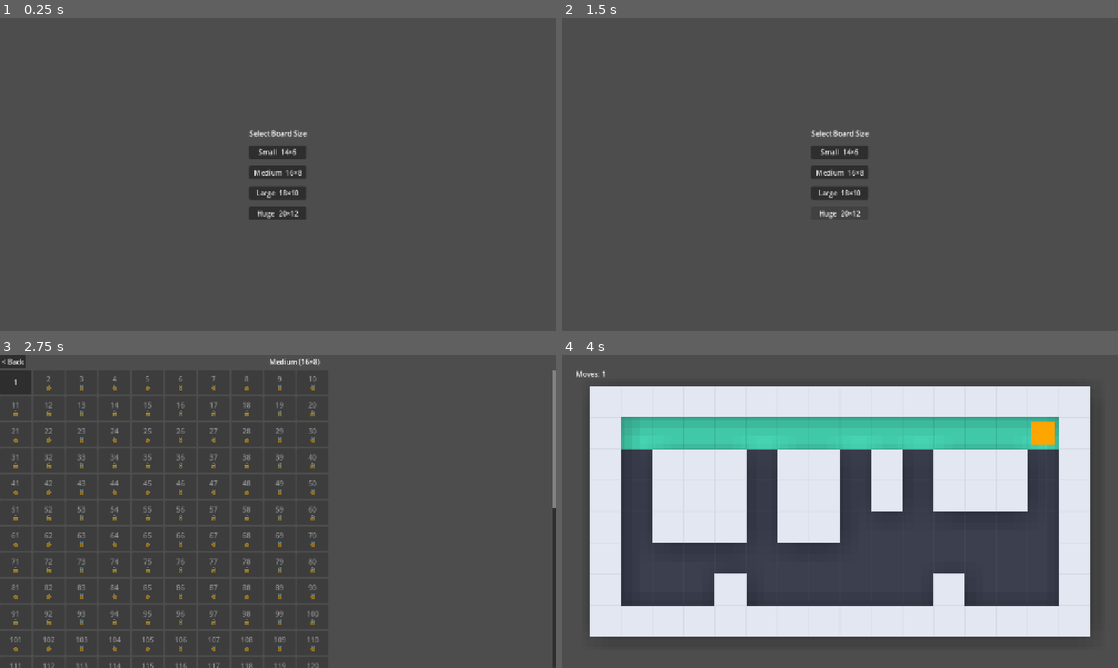
Above: before the commit, frames 1-4 (two rows, left to right).
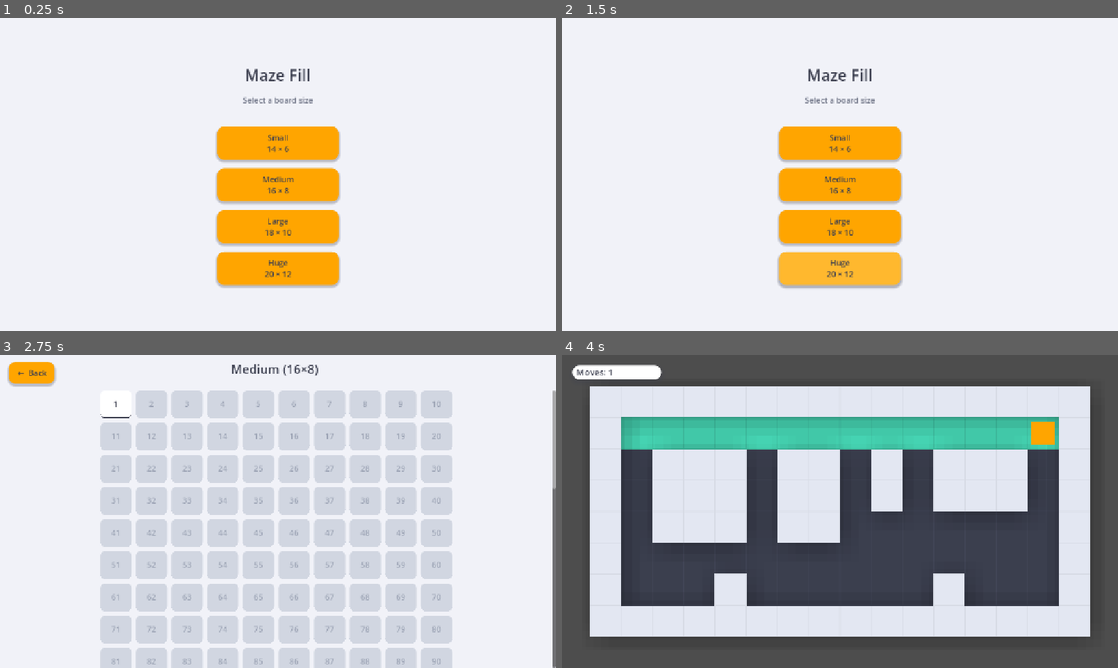
Above: after the commit, the same moments.

Repository: wheelibin/maze-fill
Game: Godot game, scene res://size_select.tscn
The game is run twice, just before and just after one commit, with the same random seed, the same clock (stepped at 60 frames per second) and the same inputs.
Inputs (mouse positions are in pixels of both pictures, inside the frame that each line leads up to):
- Up to frame 1 (0.25 s): no input
- Up to frame 2 (1.5 s): click "Small 14×6" (after the commit: "Small 14 × 6") at 0.5 s; click "< Back" (after the commit: "← Back") at 1.25 s
- Up to frame 3 (2.75 s): click "Medium 16×8" (after the commit: "Medium 16 × 8") at 2 s
- Up to frame 4 (4 s): click "1" at 2.75 s; tap Enter at 3.5 s; move the mouse to (962, 495) at 3.52 s; hold Right (ui_right) from 3.53 s (still down); tap M at 3.6 s; click (962, 495) at 3.67 s

The runs differ from the first frame. In frame 1, 100% of the frame differs, in the area x 0-100%, y 0-100%; in frame 2, 100%; in frame 3, 100%; in frame 4, 0.7%.

Commit message:
better styling

Diff:
--- a/game.tscn
+++ b/game.tscn
@@ -67,29 +67,47 @@
 [node name="Camera2D" type="Camera2D" parent="Board" unique_id=84097757]
 script = ExtResource("3_feb5d")
 
-[node name="HUD" type="CanvasLayer" parent="."]
+[node name="HUD" type="CanvasLayer" parent="." unique_id=1183876860]
 
-[node name="MarginContainer" type="MarginContainer" parent="HUD"]
+[node name="Margin" type="MarginContainer" parent="HUD" unique_id=159644928]
 offset_left = 16.0
 offset_top = 16.0
-offset_right = 300.0
-offset_bottom = 60.0
+offset_right = 237.0
+offset_bottom = 64.0
+theme_override_constants/margin_left = 8
+theme_override_constants/margin_top = 8
+theme_override_constants/margin_right = 8
+theme_override_constants/margin_bottom = 8
+
+[node name="Panel" type="Panel" parent="HUD/Margin" unique_id=1379288360]
+layout_mode = 2
+
+[node name="MarginContainer" type="MarginContainer" parent="HUD/Margin/Panel" unique_id=1811924091]
+layout_mode = 0
+offset_left = -7.0
+offset_top = -9.0
+offset_right = 209.0
+offset_bottom = 39.0
 theme_override_constants/margin_left = 16
-theme_override_constants/margin_top = 16
+theme_override_constants/margin_top = 10
 theme_override_constants/margin_right = 16
-theme_override_constants/margin_bottom = 16
+theme_override_constants/margin_bottom = 10
 
-[node name="HBoxContainer" type="HBoxContainer" parent="HUD/MarginContainer"]
+[node name="HBoxContainer" type="HBoxContainer" parent="HUD/Margin/Panel/MarginContainer" unique_id=1787580752]
 layout_mode = 2
-theme_override_constants/separation = 16
+theme_override_constants/separation = 20
 
-[node name="MovesLabel" type="Label" parent="HUD/MarginContainer/HBoxContainer"]
+[node name="MovesLabel" type="Label" parent="HUD/Margin/Panel/MarginContainer/HBoxContainer" unique_id=1183461254]
 layout_mode = 2
-text = "Moves: 0"
+theme_override_colors/font_color = Color(0.235, 0.247, 0.31, 1)
+theme_override_font_sizes/font_size = 20
+text = "Moves: 99"
 
-[node name="ParLabel" type="Label" parent="HUD/MarginContainer/HBoxContainer"]
+[node name="ParLabel" type="Label" parent="HUD/Margin/Panel/MarginContainer/HBoxContainer" unique_id=2121464634]
 layout_mode = 2
-text = "Par: 0"
+theme_override_colors/font_color = Color(1, 0.647, 0, 1)
+theme_override_font_sizes/font_size = 20
+text = "Par: 99"
 
 [node name="WinPopup" type="CanvasLayer" parent="." unique_id=341938539]
 
@@ -100,10 +118,10 @@
 anchor_top = 0.5
 anchor_right = 0.5
 anchor_bottom = 0.5
-offset_left = -160.0
-offset_top = -160.0
-offset_right = 160.0
-offset_bottom = 160.0
+offset_left = -170.0
+offset_top = -220.0
+offset_right = 170.0
+offset_bottom = 220.0
 grow_horizontal = 2
 grow_vertical = 2
 script = ExtResource("7_winpopup")
@@ -124,25 +142,31 @@
 
 [node name="TitleLabel" type="Label" parent="WinPopup/Panel/MarginContainer/VBoxContainer" unique_id=15859624]
 layout_mode = 2
+theme_override_colors/font_color = Color(0.235, 0.247, 0.31, 1)
+theme_override_font_sizes/font_size = 30
 text = "Level Complete!"
+horizontal_alignment = 1
+
+[node name="StarsLabel" type="Label" parent="WinPopup/Panel/MarginContainer/VBoxContainer" unique_id=855746133]
+layout_mode = 2
+theme_override_colors/font_color = Color(1, 0.76, 0.03, 1)
+theme_override_font_sizes/font_size = 36
 horizontal_alignment = 1
 
 [node name="MovesLabel" type="Label" parent="WinPopup/Panel/MarginContainer/VBoxContainer" unique_id=191273140]
 layout_mode = 2
-horizontal_alignment = 1
-
-[node name="StarsLabel" type="Label" parent="WinPopup/Panel/MarginContainer/VBoxContainer"]
-layout_mode = 2
+theme_override_colors/font_color = Color(0.45, 0.47, 0.54, 1)
+theme_override_font_sizes/font_size = 18
 horizontal_alignment = 1
 
 [node name="NextButton" type="Button" parent="WinPopup/Panel/MarginContainer/VBoxContainer" unique_id=753218675]
 layout_mode = 2
 text = "Next Level"
 
-[node name="RetryButton" type="Button" parent="WinPopup/Panel/MarginContainer/VBoxContainer"]
+[node name="RetryButton" type="Button" parent="WinPopup/Panel/MarginContainer/VBoxContainer" unique_id=1223177512]
 layout_mode = 2
 text = "Retry"
 
-[node name="MenuButton" type="Button" parent="WinPopup/Panel/MarginContainer/VBoxContainer"]
+[node name="MenuButton" type="Button" parent="WinPopup/Panel/MarginContainer/VBoxContainer" unique_id=796116355]
 layout_mode = 2
 text = "Back to Menu"
--- /dev/null
+++ b/game_theme.tres
@@ -0,0 +1,90 @@
+[gd_resource type="Theme" format=3 uid="uid://qk18dh1imnit"]
+
+[sub_resource type="StyleBoxFlat" id="ButtonDisabled"]
+content_margin_left = 20.0
+content_margin_top = 12.0
+content_margin_right = 20.0
+content_margin_bottom = 12.0
+bg_color = Color(0.78, 0.8, 0.85, 1)
+corner_radius_top_left = 16
+corner_radius_top_right = 16
+corner_radius_bottom_right = 16
+corner_radius_bottom_left = 16
+
+[sub_resource type="StyleBoxFlat" id="ButtonFocus"]
+draw_center = false
+border_width_left = 3
+border_width_top = 3
+border_width_right = 3
+border_width_bottom = 3
+border_color = Color(0.235, 0.247, 0.31, 0.6)
+corner_radius_top_left = 16
+corner_radius_top_right = 16
+corner_radius_bottom_right = 16
+corner_radius_bottom_left = 16
+
+[sub_resource type="StyleBoxFlat" id="ButtonHover"]
+content_margin_left = 20.0
+content_margin_top = 12.0
+content_margin_right = 20.0
+content_margin_bottom = 12.0
+bg_color = Color(1, 0.72, 0.18, 1)
+corner_radius_top_left = 16
+corner_radius_top_right = 16
+corner_radius_bottom_right = 16
+corner_radius_bottom_left = 16
+shadow_color = Color(0.235, 0.247, 0.31, 0.35)
+shadow_size = 6
+shadow_offset = Vector2(0, 5)
+
+[sub_resource type="StyleBoxFlat" id="ButtonNormal"]
+content_margin_left = 20.0
+content_margin_top = 12.0
+content_margin_right = 20.0
+content_margin_bottom = 12.0
+bg_color = Color(1, 0.647, 0, 1)
+corner_radius_top_left = 16
+corner_radius_top_right = 16
+corner_radius_bottom_right = 16
+corner_radius_bottom_left = 16
+shadow_color = Color(0.235, 0.247, 0.31, 0.3)
+shadow_size = 5
+shadow_offset = Vector2(0, 4)
+
+[sub_resource type="StyleBoxFlat" id="ButtonPressed"]
+content_margin_left = 20.0
+content_margin_top = 14.0
+content_margin_right = 20.0
+content_margin_bottom = 10.0
+bg_color = Color(0.85, 0.52, 0, 1)
+corner_radius_top_left = 16
+corner_radius_top_right = 16
+corner_radius_bottom_right = 16
+corner_radius_bottom_left = 16
+shadow_color = Color(0.235, 0.247, 0.31, 0.2)
+shadow_size = 2
+shadow_offset = Vector2(0, 1)
+
+[sub_resource type="StyleBoxFlat" id="PanelCard"]
+bg_color = Color(1, 1, 1, 1)
+corner_radius_top_left = 24
+corner_radius_top_right = 24
+corner_radius_bottom_right = 24
+corner_radius_bottom_left = 24
+shadow_color = Color(0.235, 0.247, 0.31, 0.25)
+shadow_size = 10
+shadow_offset = Vector2(0, 6)
+
+[resource]
+default_font_size = 18
+Button/colors/font_color = Color(0.235, 0.247, 0.31, 1)
+Button/colors/font_disabled_color = Color(0.55, 0.58, 0.64, 1)
+Button/colors/font_hover_color = Color(0.235, 0.247, 0.31, 1)
+Button/colors/font_pressed_color = Color(1, 1, 1, 1)
+Button/styles/disabled = SubResource("ButtonDisabled")
+Button/styles/focus = SubResource("ButtonFocus")
+Button/styles/hover = SubResource("ButtonHover")
+Button/styles/normal = SubResource("ButtonNormal")
+Button/styles/pressed = SubResource("ButtonPressed")
+Label/colors/font_color = Color(0.235, 0.247, 0.31, 1)
+Panel/styles/panel = SubResource("PanelCard")
--- a/level_button.gd
+++ b/level_button.gd
@@ -1,10 +1,39 @@
 extends Button
 
+const NAVY := Color(0.235, 0.247, 0.31, 1)
+const TEAL := Color(0.31, 0.851, 0.69, 1)
+const TEAL_DARK := Color(0.2, 0.68, 0.54, 1)
+const LOCKED_GREY := Color(0.82, 0.84, 0.88, 1)
+const LOCKED_GREY_TEXT := Color(0.6, 0.63, 0.7, 1)
+const WHITE := Color(1, 1, 1, 1)
+
 func configure(local: int, unlocked: bool, completed: bool, stars: int, best_moves: int) -> void:
-	disabled = not unlocked # Godot's default theme already renders disabled buttons dimmed/muted
+	disabled = not unlocked
+	custom_minimum_size = Vector2(72, 64)
+
 	if not unlocked:
-		text = "%d\n🔒" % local
+		text = str(local)
+		_style(LOCKED_GREY, LOCKED_GREY, LOCKED_GREY_TEXT)
 	elif completed:
-		text = "%d\n%s (%d)" % [local, "★".repeat(stars) + "☆".repeat(3 - stars), best_moves]
+		text = "%d\n%s" % [local, "★".repeat(stars) + "☆".repeat(3 - stars)]
+		tooltip_text = "Best: %d moves" % best_moves
+		_style(TEAL, TEAL_DARK, NAVY)
 	else:
 		text = str(local)
+		_style(WHITE, NAVY, NAVY)
+
+func _style(bg: Color, border: Color, font_color: Color) -> void:
+	for state in ["normal", "hover", "pressed", "disabled"]:
+		var box := StyleBoxFlat.new()
+		box.bg_color = bg
+		box.corner_radius_top_left = 10
+		box.corner_radius_top_right = 10
+		box.corner_radius_bottom_left = 10
+		box.corner_radius_bottom_right = 10
+		box.border_width_bottom = 3
+		box.border_color = border
+		add_theme_stylebox_override(state, box)
+	add_theme_color_override("font_color", font_color)
+	add_theme_color_override("font_disabled_color", font_color)
+	add_theme_color_override("font_hover_color", font_color)
+	add_theme_color_override("font_pressed_color", font_color)
--- a/level_select.gd
+++ b/level_select.gd
@@ -3,9 +3,9 @@
 const LevelButtonScene := preload("res://level_button.tscn")
 const TIER_LABELS := ["Small (14×6)", "Medium (16×8)", "Large (18×10)", "Huge (20×12)"]
 
-@onready var grid: GridContainer = $VBoxContainer/ScrollContainer/LevelGrid
+@onready var grid: GridContainer = $VBoxContainer/ScrollContainer/CenterContainer/LevelGrid
 @onready var header: Label = $VBoxContainer/TopBar/HeaderLabel
-@onready var back_button: Button = $VBoxContainer/TopBar/BackButton
+@onready var back_button: Button = $VBoxContainer/TopBar/Margin/BackButton
 
 func _ready() -> void:
 	back_button.pressed.connect(func(): get_tree().change_scene_to_file("res://size_select.tscn"))
--- a/level_select.tscn
+++ b/level_select.tscn
@@ -1,35 +1,61 @@
 [gd_scene format=3]
 
 [ext_resource type="Script" path="res://level_select.gd" id="1_levelselect"]
+
+[sub_resource type="StyleBoxFlat" id="Background"]
+bg_color = Color(0.945, 0.949, 0.973, 1)
 
 [node name="LevelSelect" type="Control"]
 anchor_right = 1.0
 anchor_bottom = 1.0
 script = ExtResource("1_levelselect")
 
+[node name="Background" type="Panel" parent="."]
+anchor_right = 1.0
+anchor_bottom = 1.0
+theme_override_styles/panel = SubResource("Background")
+
 [node name="VBoxContainer" type="VBoxContainer" parent="."]
 anchor_right = 1.0
 anchor_bottom = 1.0
+theme_override_constants/separation = 16
 
 [node name="TopBar" type="HBoxContainer" parent="VBoxContainer"]
 layout_mode = 2
 theme_override_constants/separation = 16
 
-[node name="BackButton" type="Button" parent="VBoxContainer/TopBar"]
+[node name="Margin" type="MarginContainer" parent="VBoxContainer/TopBar"]
 layout_mode = 2
-text = "< Back"
+theme_override_constants/margin_left = 20
+theme_override_constants/margin_top = 16
+
+[node name="BackButton" type="Button" parent="VBoxContainer/TopBar/Margin"]
+layout_mode = 2
+text = "←  Back"
 
 [node name="HeaderLabel" type="Label" parent="VBoxContainer/TopBar"]
 layout_mode = 2
 size_flags_horizontal = 3
+theme_override_font_sizes/font_size = 28
+theme_override_colors/font_color = Color(0.235, 0.247, 0.31, 1)
 horizontal_alignment = 1
+vertical_alignment = 1
 text = "Size"
+
+[node name="RightSpacer" type="Control" parent="VBoxContainer/TopBar"]
+custom_minimum_size = Vector2(140, 0)
+layout_mode = 2
 
 [node name="ScrollContainer" type="ScrollContainer" parent="VBoxContainer"]
 layout_mode = 2
 size_flags_vertical = 3
 
-[node name="LevelGrid" type="GridContainer" parent="VBoxContainer/ScrollContainer"]
+[node name="CenterContainer" type="CenterContainer" parent="VBoxContainer/ScrollContainer"]
 layout_mode = 2
 size_flags_horizontal = 3
+
+[node name="LevelGrid" type="GridContainer" parent="VBoxContainer/ScrollContainer/CenterContainer"]
+layout_mode = 2
+theme_override_constants/h_separation = 10
+theme_override_constants/v_separation = 10
 columns = 10
--- a/main.gd
+++ b/main.gd
@@ -18,8 +18,8 @@
 @onready var player = $Board/Player
 @onready var camera: Camera2D = $Board/Camera2D
 @onready var win_popup = $WinPopup/Panel
-@onready var hud_moves_label: Label = $HUD/MarginContainer/HBoxContainer/MovesLabel
-@onready var hud_par_label: Label = $HUD/MarginContainer/HBoxContainer/ParLabel
+@onready var hud_moves_label: Label = $HUD/Margin/Panel/MarginContainer/HBoxContainer/MovesLabel
+@onready var hud_par_label: Label = $HUD/Margin/Panel/MarginContainer/HBoxContainer/ParLabel
 
 var rng := RandomNumberGenerator.new()
 var _test_level := 1
--- a/project.godot
+++ b/project.godot
@@ -26,6 +26,10 @@
 window/stretch/mode="canvas_items"
 window/stretch/aspect="expand"
 
+[gui]
+
+theme/custom="res://game_theme.tres"
+
 [input_devices]
 
 pointing/emulate_touch_from_mouse=true
--- a/size_select.tscn
+++ b/size_select.tscn
@@ -1,11 +1,19 @@
 [gd_scene format=3]
 
 [ext_resource type="Script" path="res://size_select.gd" id="1_sizeselect"]
+
+[sub_resource type="StyleBoxFlat" id="Background"]
+bg_color = Color(0.945, 0.949, 0.973, 1)
 
 [node name="SizeSelect" type="Control"]
 anchor_right = 1.0
 anchor_bottom = 1.0
 script = ExtResource("1_sizeselect")
+
+[node name="Background" type="Panel" parent="."]
+anchor_right = 1.0
+anchor_bottom = 1.0
+theme_override_styles/panel = SubResource("Background")
 
 [node name="CenterContainer" type="CenterContainer" parent="."]
 anchor_right = 1.0
@@ -13,25 +21,46 @@
 
 [node name="VBoxContainer" type="VBoxContainer" parent="CenterContainer"]
 layout_mode = 2
-theme_override_constants/separation = 16
+theme_override_constants/separation = 20
 
 [node name="TitleLabel" type="Label" parent="CenterContainer/VBoxContainer"]
 layout_mode = 2
+theme_override_font_sizes/font_size = 36
+theme_override_colors/font_color = Color(0.235, 0.247, 0.31, 1)
 horizontal_alignment = 1
-text = "Select Board Size"
+text = "Maze Fill"
+
+[node name="SubtitleLabel" type="Label" parent="CenterContainer/VBoxContainer"]
+layout_mode = 2
+theme_override_font_sizes/font_size = 18
+theme_override_colors/font_color = Color(0.45, 0.47, 0.54, 1)
+horizontal_alignment = 1
+text = "Select a board size"
+
+[node name="Spacer" type="Control" parent="CenterContainer/VBoxContainer"]
+custom_minimum_size = Vector2(0, 8)
+layout_mode = 2
 
 [node name="SmallButton" type="Button" parent="CenterContainer/VBoxContainer"]
+custom_minimum_size = Vector2(280, 0)
 layout_mode = 2
-text = "Small  14×6"
+text = "Small
+14 × 6"
 
 [node name="MediumButton" type="Button" parent="CenterContainer/VBoxContainer"]
+custom_minimum_size = Vector2(280, 0)
 layout_mode = 2
-text = "Medium  16×8"
+text = "Medium
+16 × 8"
 
 [node name="LargeButton" type="Button" parent="CenterContainer/VBoxContainer"]
+custom_minimum_size = Vector2(280, 0)
 layout_mode = 2
-text = "Large  18×10"
+text = "Large
+18 × 10"
 
 [node name="HugeButton" type="Button" parent="CenterContainer/VBoxContainer"]
+custom_minimum_size = Vector2(280, 0)
 layout_mode = 2
-text = "Huge  20×12"
+text = "Huge
+20 × 12"
--- a/win_popup.gd
+++ b/win_popup.gd
@@ -8,10 +8,39 @@
 @onready var retry_button: Button = $MarginContainer/VBoxContainer/RetryButton
 @onready var menu_button: Button = $MarginContainer/VBoxContainer/MenuButton
 
+const NAVY := Color(0.235, 0.247, 0.31, 1)
+const TEAL := Color(0.31, 0.851, 0.69, 1)
+const TEAL_HOVER := Color(0.22, 0.74, 0.6, 1)
+const TEAL_PRESSED := Color(0.17, 0.6, 0.49, 1)
+
 func _ready() -> void:
 	next_button.pressed.connect(_on_next_pressed)
 	retry_button.pressed.connect(func(): main.retry_level())
 	menu_button.pressed.connect(func(): main.go_to_level_select())
+
+	_recolor_button(retry_button, TEAL, TEAL_HOVER, TEAL_PRESSED, NAVY)
+	_make_ghost_button(menu_button)
+
+## Secondary action: same rounded shape as the theme's primary button, just
+## a different fill color -- keeps the family look without a second theme.
+func _recolor_button(button: Button, normal: Color, hover: Color, pressed: Color, font_color: Color) -> void:
+	for state in ["normal", "hover", "pressed"]:
+		var base: StyleBox = button.get_theme_stylebox("normal")
+		var box: StyleBoxFlat = base.duplicate()
+		box.bg_color = {"normal": normal, "hover": hover, "pressed": pressed}[state]
+		button.add_theme_stylebox_override(state, box)
+	button.add_theme_color_override("font_color", font_color)
+	button.add_theme_color_override("font_hover_color", font_color)
+	button.add_theme_color_override("font_pressed_color", font_color)
+
+## Tertiary action: no fill, just text -- visually the least prominent of
+## the three buttons so it doesn't compete with Next/Retry.
+func _make_ghost_button(button: Button) -> void:
+	var empty := StyleBoxEmpty.new()
+	for state in ["normal", "hover", "pressed"]:
+		button.add_theme_stylebox_override(state, empty)
+	button.add_theme_color_override("font_color", NAVY.lerp(Color.WHITE, 0.3))
+	button.add_theme_color_override("font_hover_color", NAVY)
 
 func show_result(moves: int, par: int = -1, stars: int = -1) -> void:
 	title_label.text = "Level Complete!"
